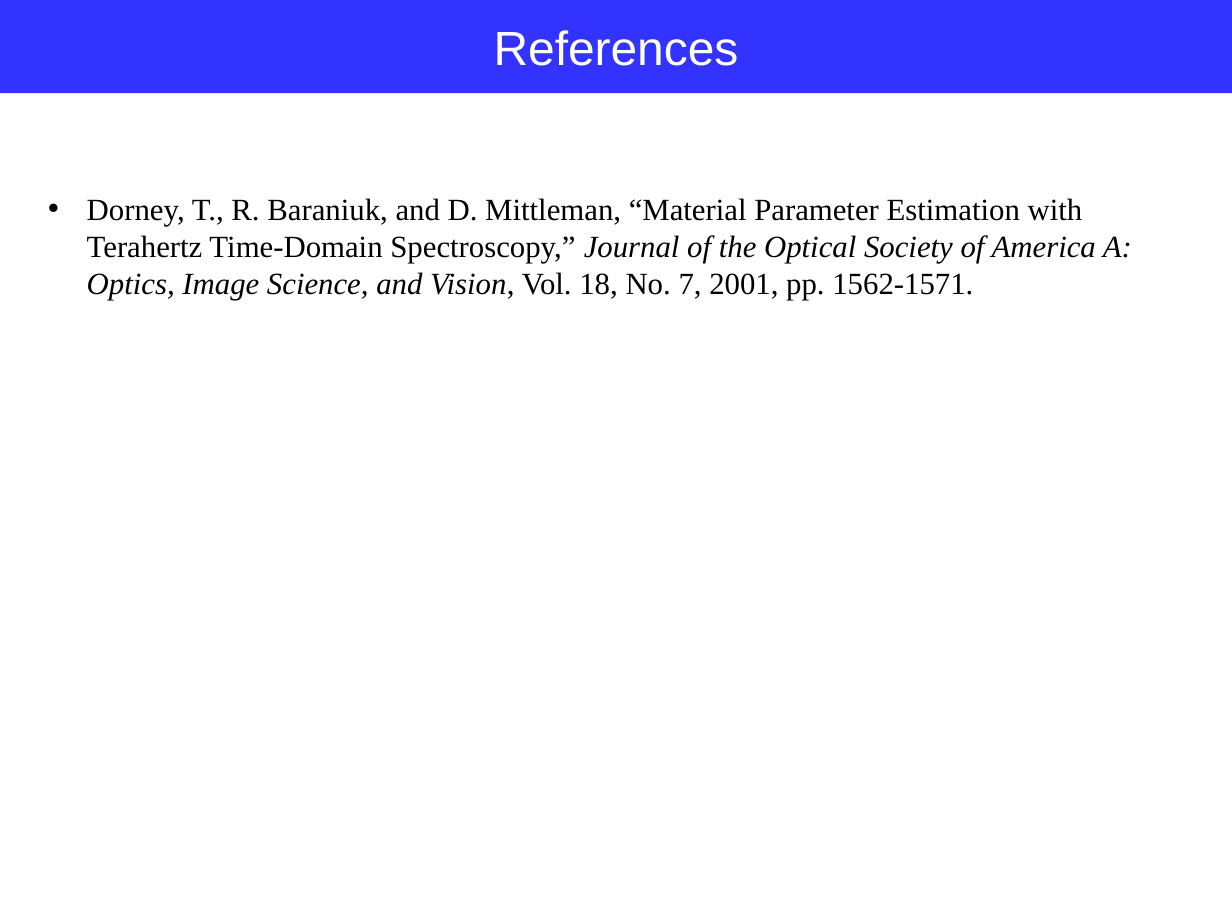
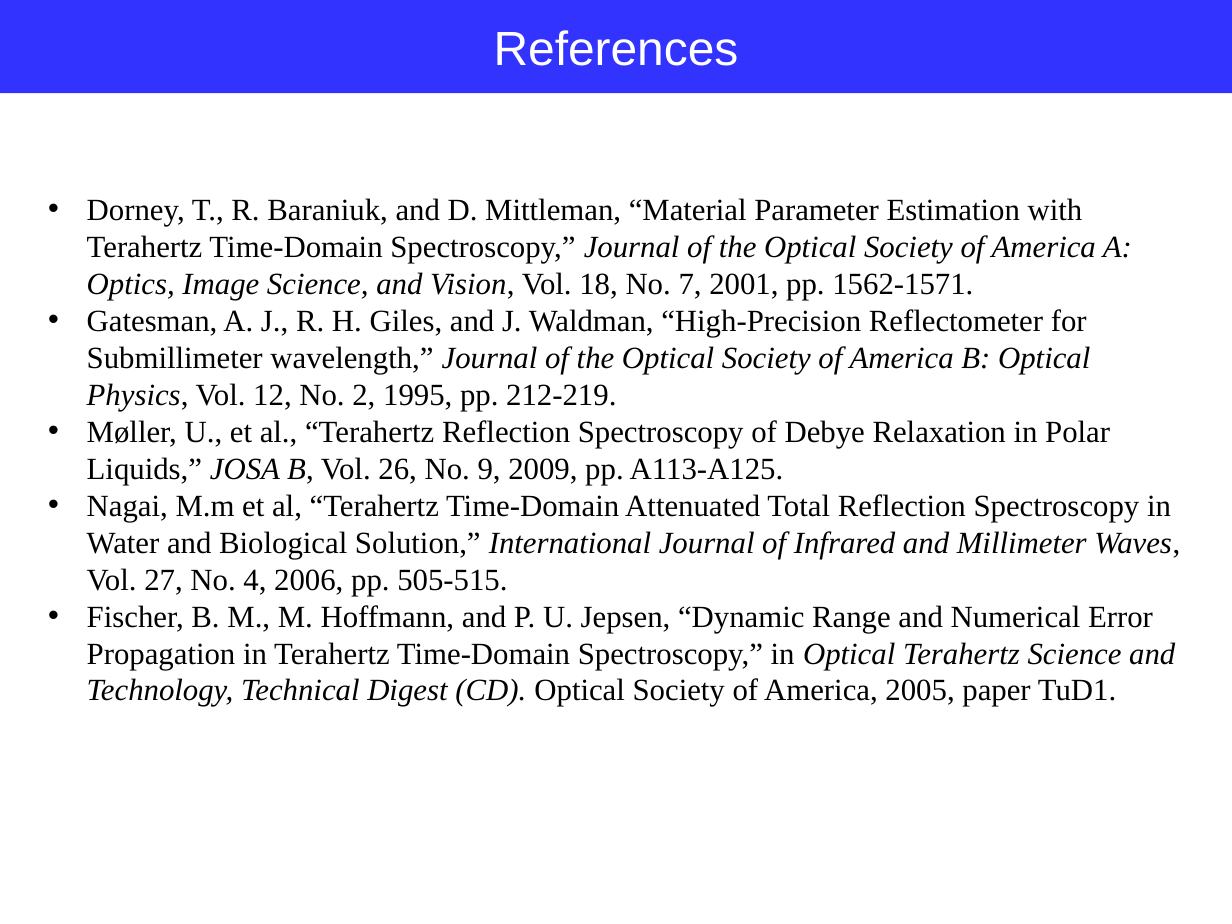
Before and after one commit to jglee96/NBTP_Lab, a slide deck: slide 19 of Terahertz Metrology/Ch2/Terahertz Metrology_Ch2.pptx (slide 12 before the commit). Drawn at 1232x924 pixels with LibreOffice and Linux fonts; fonts in the diff are those of the drawing. Boxes give left, top, right and bottom in pixels: in the first picture for what was removed or moved away, otherwise in the second. Text is boxed around its words. In the diff, an @@ line names an element or a change of style, - is before the commit and + after.

```diff
--- a/Terahertz Metrology/Ch2/Terahertz Metrology_Ch2.pptx
+++ b/Terahertz Metrology/Ch2/Terahertz Metrology_Ch2.pptx
@@ text at (87,309,1180,707): paragraphs added @@
+• Gatesman, A. J., R. H. Giles, and J. Waldman, “High-Precision Reflectometer for Submillimeter wavelength,” Journal of the Optical Society of America B: Optical Physics, Vol. 12, No. 2, 1995, pp. 212-219.
+• Møller, U., et al., “Terahertz Reflection Spectroscopy of Debye Relaxation in Polar Liquids,” JOSA B, Vol. 26, No. 9, 2009, pp. A113-A125.
+• Nagai, M.m et al, “Terahertz Time-Domain Attenuated Total Reflection Spectroscopy in Water and Biological Solution,” International Journal of Infrared and Millimeter Waves, Vol. 27, No. 4, 2006, pp. 505-515.
+• Fischer, B. M., M. Hoffmann, and P. U. Jepsen, “Dynamic Range and Numerical Error Propagation in Terahertz Time-Domain Spectroscopy,” in Optical Terahertz Science and Technology, Technical Digest (CD). Optical Society of America, 2005, paper TuD1.
```
Also in this commit, not shown: 1 other slide changed, 7 slides added, 11 other files.
